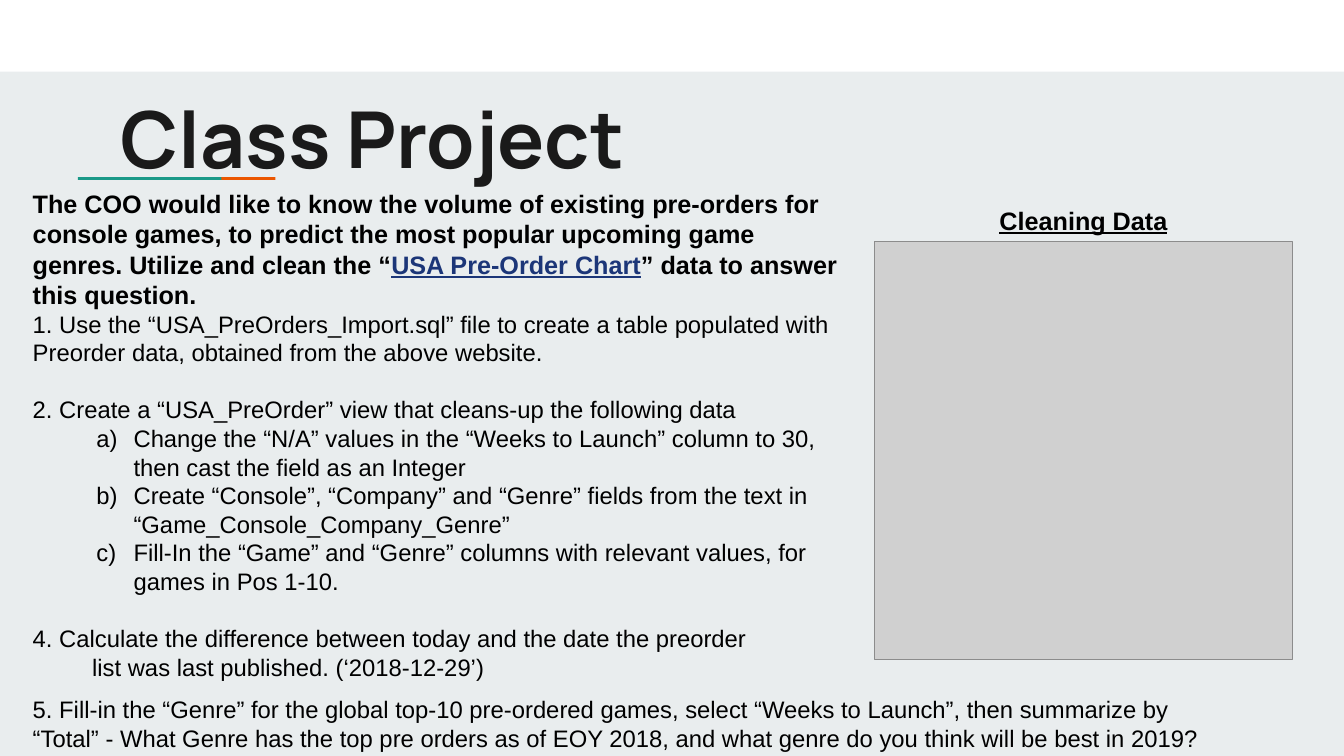
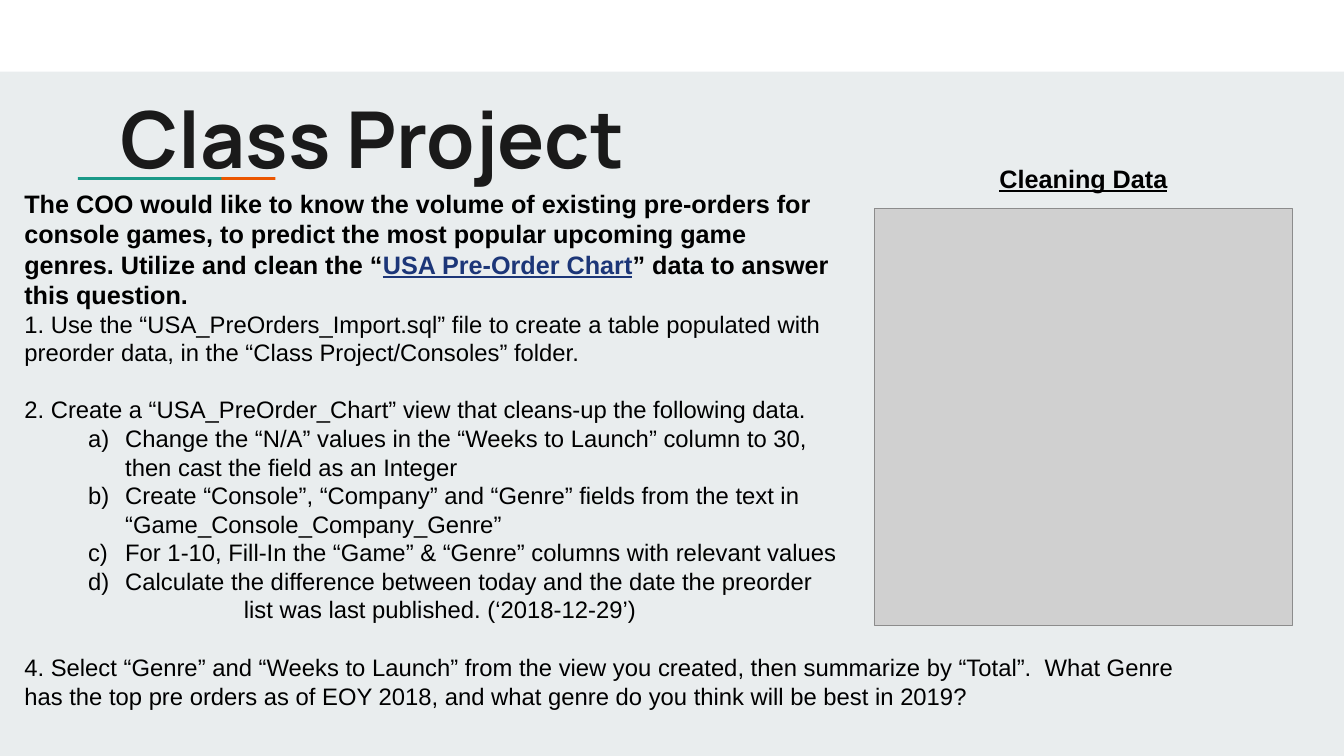
Before and after one commit to jbergmann56/OSDA-DataManipulationAndManagement, a slide deck: slide 16 of Lectures/Cleaning Data Using SQL (5).pptx. Drawn at 1344x756 pixels with LibreOffice and Linux fonts; fonts in the diff are those of the drawing; grey boxes stand for pictures. Boxes give left, top, right and bottom in pixels: in the first picture for what was removed or moved away, otherwise in the second. Text is boxed around its words. In the diff, an @@ line names an element or a change of style, - is before the commit and + after.

```diff
--- a/Lectures/Cleaning Data Using SQL (5).pptx
+++ b/Lectures/Cleaning Data Using SQL (5).pptx
@@ text "The COO would like to ...": place and size @@
-text "The COO would like to ..." at [33, 194, 837, 681]
+text "The COO would like to ..." at [24, 194, 836, 623]
@@ text "Cleaning Data": place and size @@
-text "Cleaning Data" at [999, 211, 1168, 235]
+text "Cleaning Data" at [999, 169, 1168, 193]
@@ picture: place and size @@
-picture at [875, 242, 1293, 659]
+picture at [875, 209, 1293, 626]
@@ text at [24, 315, 820, 423]: text changed @@
-1. Use the “USA_PreOrders_Import.sql” file to create a table populated with Preorder data, obtained from the above website.
-2. Create a “USA_PreOrder” view that cleans-up the following data
+1. Use the “USA_PreOrders_Import.sql” file to create a table populated with preorder data, in the “Class Project/Consoles” folder.
+2. Create a “USA_PreOrder_Chart” view that cleans-up the following data.
@@ text at [125, 543, 836, 623]: text changed @@
-c) Fill-In the “Game” and “Genre” columns with relevant values, for games in Pos 1-10.
-4. Calculate the difference between today and the date the preorder list was last published. (‘2018-12-29’)
+c) For 1-10, Fill-In the “Game” & “Genre” columns with relevant values
+d) Calculate the difference between today and the date the preorder list was last published. (‘2018-12-29’)
@@ text at [24, 658, 1173, 710]: text changed @@
-5. Fill-in the “Genre” for the global top-10 pre-ordered games, select “Weeks to Launch”, then summarize by “Total” - What Genre has the top pre orders as of EOY 2018, and what genre do you think will be best in 2019?
+4. Select “Genre” and “Weeks to Launch” from the view you created, then summarize by “Total”. What Genre has the top pre orders as of EOY 2018, and what genre do you think will be best in 2019?
```
Also in this commit, not shown: 2 other slides changed, 4 other files.
